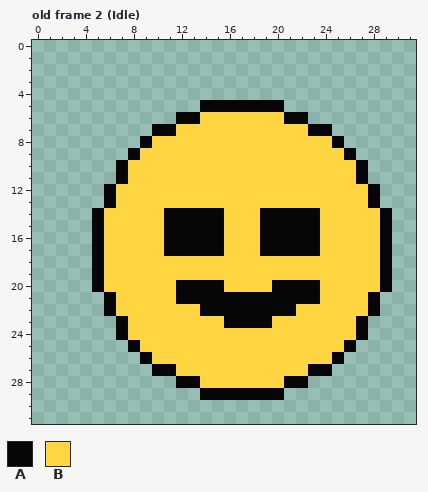
Two versions of one pixel-art file, frontend/temp_pet.aseprite. The picture above is the old version.
32x32 pixels, 5 frames. Shown: old frame 2 (Idle). The commit also changed other frames, which this record leaves out.
Palette (. is transparent): A #060608  B #ffd541
Pixels before, old frame 2 (Idle), first column x 5:
 5 .........AAAAAAA.........
 6 .......AABBBBBBBAA.......
 7 .....AABBBBBBBBBBBAA.....
 8 ....ABBBBBBBBBBBBBBBA....
 9 ...ABBBBBBBBBBBBBBBBBA...
10 ..ABBBBBBBBBBBBBBBBBBBA..
11 ..ABBBBBBBBBBBBBBBBBBBA..
12 .ABBBBBBBBBBBBBBBBBBBBBA.
13 .ABBBBBBBBBBBBBBBBBBBBBA.
14 ABBBBBAAAAABBBAAAAABBBBBA
15 ABBBBBAAAAABBBAAAAABBBBBA
16 ABBBBBAAAAABBBAAAAABBBBBA
17 ABBBBBAAAAABBBAAAAABBBBBA
18 ABBBBBBBBBBBBBBBBBBBBBBBA
19 ABBBBBBBBBBBBBBBBBBBBBBBA
20 ABBBBBBAAAABBBBAAAABBBBBA
21 .ABBBBBAAAAAAAAAAAABBBBA.
22 .ABBBBBBBAAAAAAAABBBBBBA.
23 ..ABBBBBBBBAAAABBBBBBBA..
24 ..ABBBBBBBBBBBBBBBBBBBA..
25 ...ABBBBBBBBBBBBBBBBBA...
26 ....ABBBBBBBBBBBBBBBA....
27 .....AABBBBBBBBBBBAA.....
28 .......AABBBBBBBAA.......
29 .........AAAAAAA.........
The same view after the edit:
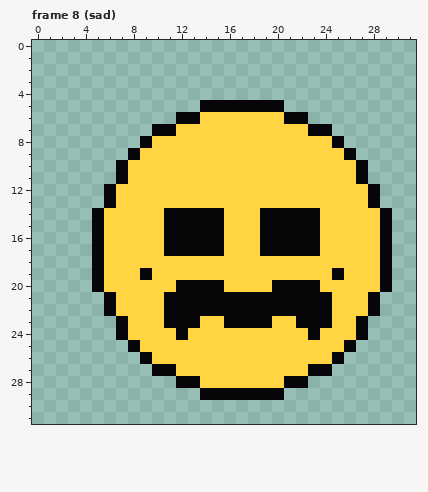
A new or re-ordered frame is compared with the old frame closest to it.
Edits made:
frames 5 -> 8
Frame 8 (sad) is new; against old frame 2 (Idle):
The edit turns colour B into colour A in row 19 at x 9 and 25; in row 21 at x 11 and 24; in rows 22 to 23 at x 11 to 13 and 22 to 24; in row 24 at x 12 and 23.
Boxes around the changes in both pictures, in picture pixels (x1, y1, x2, y2):
changed: (140, 268, 200, 340)
changed: (296, 268, 344, 340)
